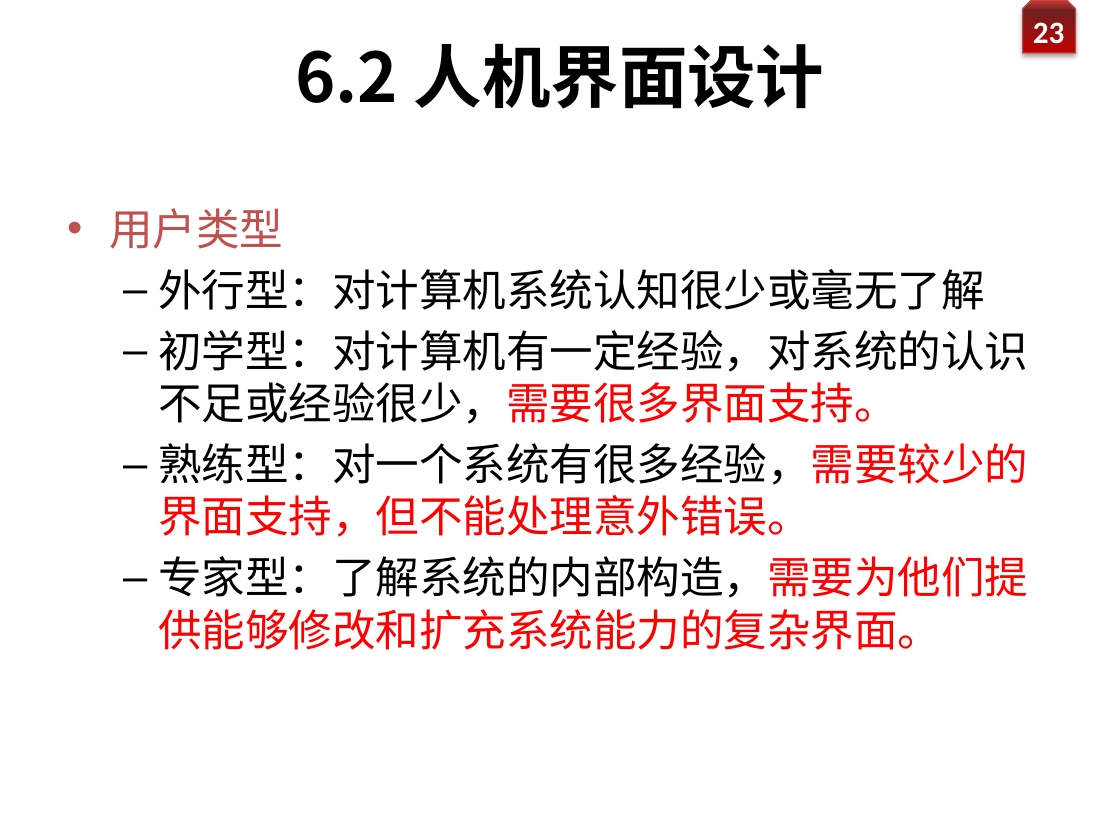
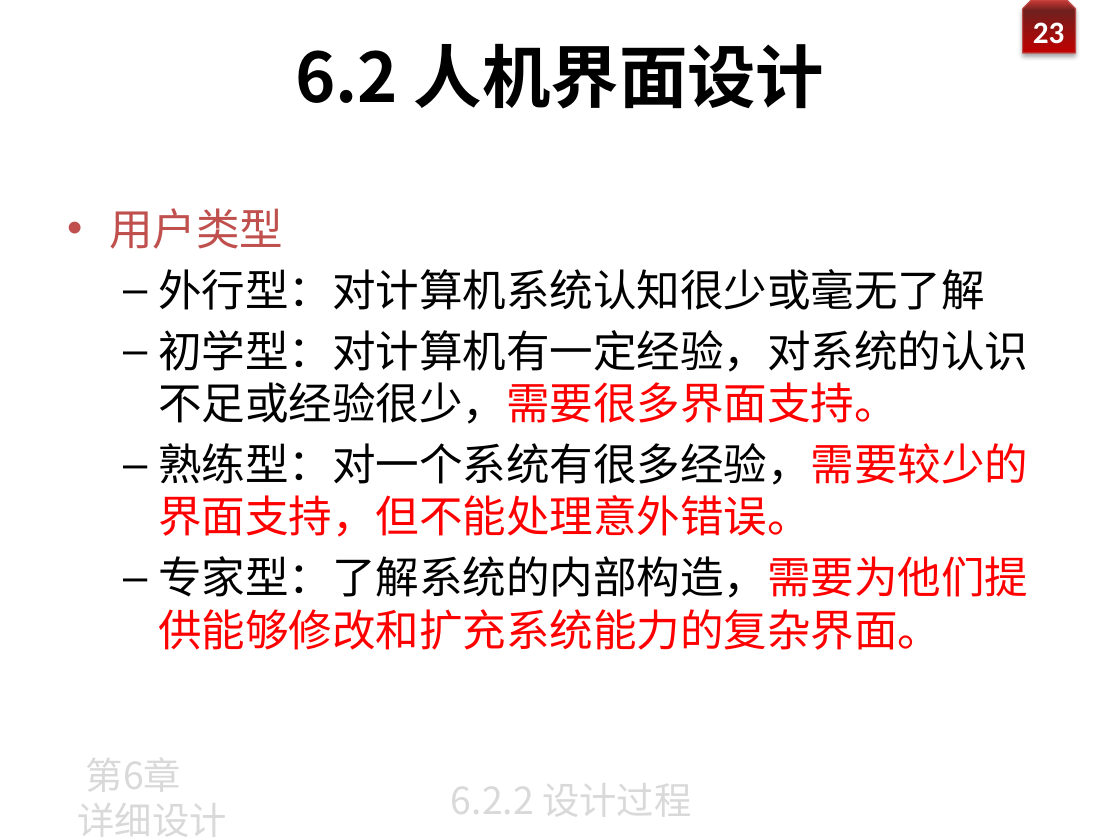
Before and after one commit to zeemeil/zeemeil.github.io, a slide deck: slide 24 of files/2025_1_SE/0331_SE_chapter6.pptx. Drawn at 1120x840 pixels with LibreOffice and Linux fonts; fonts in the diff are those of the drawing; background and template pictures are left out. Boxes give left, top, right and bottom in pixels: in the first picture for what was removed or moved away, otherwise in the second. Text is boxed around its words. In the diff, an @@ line names an element or a change of style, - is before the commit and + after.

```diff
--- a/files/2025_1_SE/0331_SE_chapter6.pptx
+++ b/files/2025_1_SE/0331_SE_chapter6.pptx
@@ text added at (77,746,226,840), 24 pt, text #D9D9D9 @@
+第6章
+详细设计
@@ text added at (451,771,691,825), 24 pt, text #D9D9D9 @@
+6.2.2 设计过程
```
Also in this commit, not shown: 5 other slides changed, 9 slides added, 1 slide removed, 4 other files.
